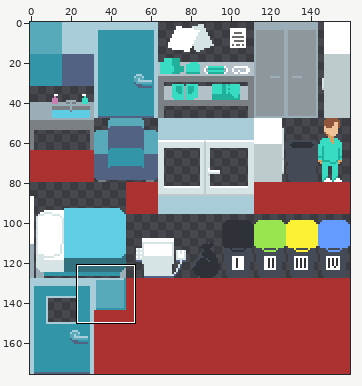
Pixel-art file -- resources/level/Tile_sheet.aseprite. The picture above shows the old version from afar; the outline marks the close-up.
Close-up. Old version:
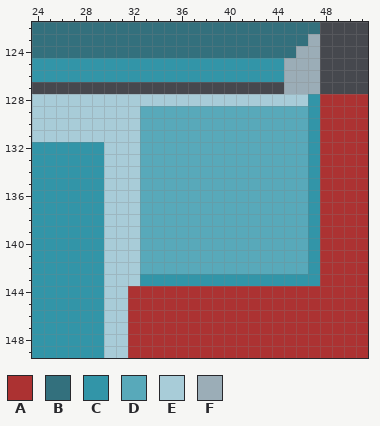
160x176 pixels, 1 frame. Shown: x 24..51, y 122..149. The commit also changed other parts of the picture, which this record leaves out.
Palette (. is transparent): A #ac3232  B #33707d  C #3295a8  D #58a9ba  E #a8ccd8  F #9badb7
Pixels before, first column x 24:
122 BBBBBBBBBBBBBBBBBBBBBBBB....
123 BBBBBBBBBBBBBBBBBBBBBBBF....
124 BBBBBBBBBBBBBBBBBBBBBBFF....
125 CCCCCCCCCCCCCCCCCCCCCFFF....
126 CCCCCCCCCCCCCCCCCCCCCFFF....
127 .....................FFF....
128 EEEEEEEEEEEEEEEEEEEEEEECAAAA
129 EEEEEEEEEDDDDDDDDDDDDDDCAAAA
130 EEEEEEEEEDDDDDDDDDDDDDDCAAAA
131 EEEEEEEEEDDDDDDDDDDDDDDCAAAA
132 CCCCCCEEEDDDDDDDDDDDDDDCAAAA
133 CCCCCCEEEDDDDDDDDDDDDDDCAAAA
134 CCCCCCEEEDDDDDDDDDDDDDDCAAAA
135 CCCCCCEEEDDDDDDDDDDDDDDCAAAA
136 CCCCCCEEEDDDDDDDDDDDDDDCAAAA
137 CCCCCCEEEDDDDDDDDDDDDDDCAAAA
138 CCCCCCEEEDDDDDDDDDDDDDDCAAAA
139 CCCCCCEEEDDDDDDDDDDDDDDCAAAA
140 CCCCCCEEEDDDDDDDDDDDDDDCAAAA
141 CCCCCCEEEDDDDDDDDDDDDDDCAAAA
142 CCCCCCEEEDDDDDDDDDDDDDDCAAAA
143 CCCCCCEEECCCCCCCCCCCCCCCAAAA
144 CCCCCCEEAAAAAAAAAAAAAAAAAAAA
145 CCCCCCEEAAAAAAAAAAAAAAAAAAAA
146 CCCCCCEEAAAAAAAAAAAAAAAAAAAA
147 CCCCCCEEAAAAAAAAAAAAAAAAAAAA
148 CCCCCCEEAAAAAAAAAAAAAAAAAAAA
149 CCCCCCEEAAAAAAAAAAAAAAAAAAAA
The result:
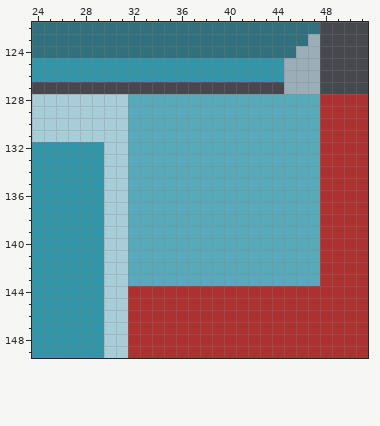
Change:
layer "Items" added
layer "Layer 1" removed
Layer "Items":
Colour C becomes colour D in rows 128 to 142 at x 47; in row 143 at x 33 to 47.
Colour E becomes colour D in row 128 at x 32 to 46; in rows 129 to 143 at x 32.
Where, in picture pixels (left, top, right, bottom), the same in both close-ups:
changed: (128, 94, 320, 286)
